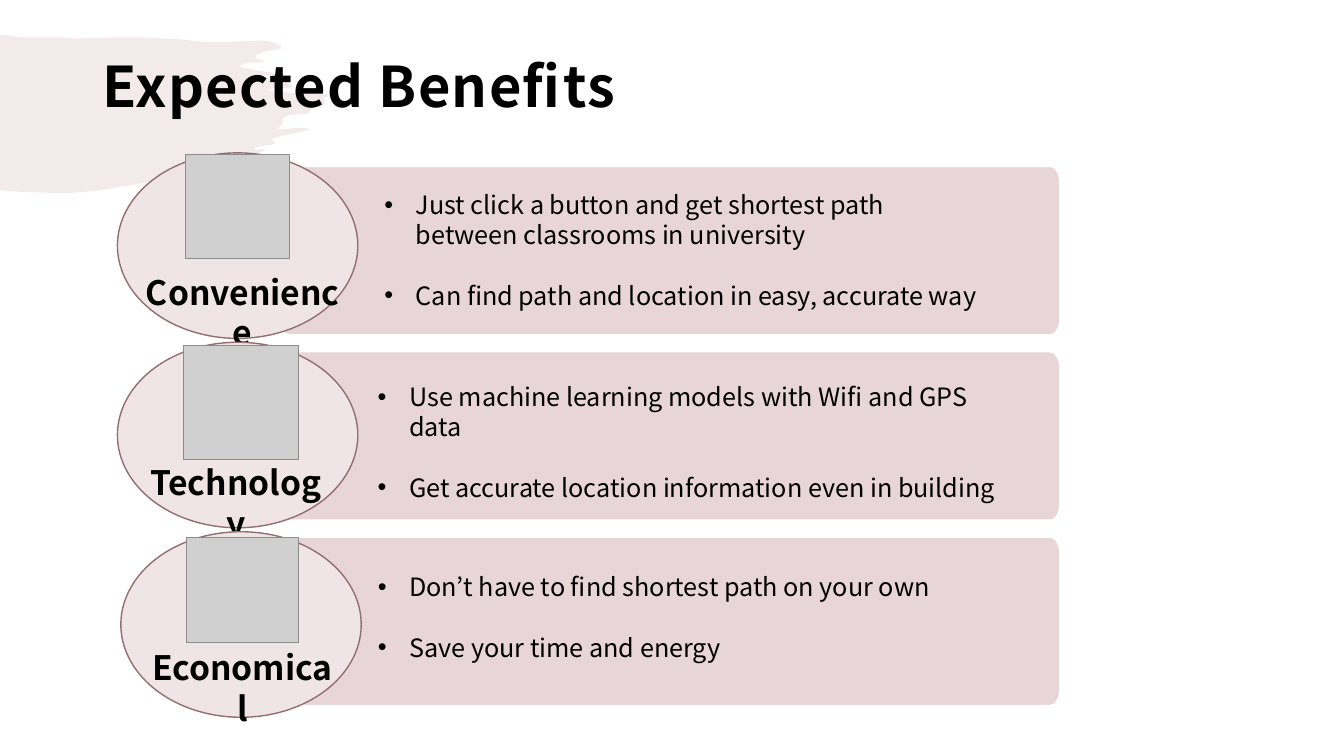
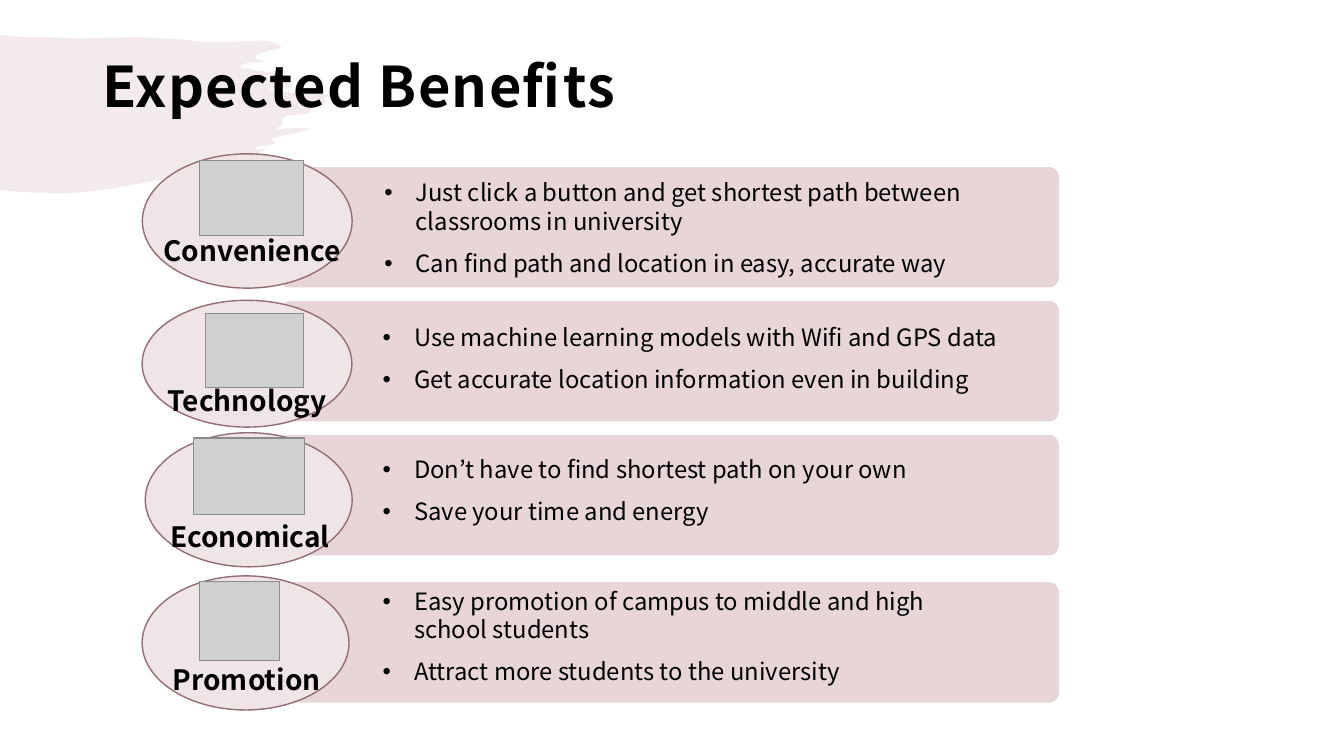
Before and after one commit to droongma/2021spring_41class_team13, a slide deck: slide 3 of plan_effect.pptx. Drawn at 1344x756 pixels with LibreOffice and Linux fonts; fonts in the diff are those of the drawing; grey boxes stand for pictures. Boxes give left, top, right and bottom in pixels: in the first picture for what was removed or moved away, otherwise in the second. Text is boxed around its words. In the diff, an @@ line names an element or a change of style, - is before the commit and + after.

```diff
--- a/plan_effect.pptx
+++ b/plan_effect.pptx
@@ ellipse resized from (x1=117, y1=153, x2=357, y2=339) to (x1=142, y1=154, x2=352, y2=288) @@
@@ picture resized from (x1=186, y1=154, x2=289, y2=258) to (x1=200, y1=160, x2=303, y2=236) @@
@@ freeform shape resized from (x1=279, y1=166, x2=1061, y2=335) to (x1=279, y1=166, x2=1061, y2=288) @@
@@ text "Just click a button and ..." moved from (x1=416, y1=194, x2=976, y2=311) to (x1=416, y1=182, x2=961, y2=278) @@
@@ text "Convenience" moved from (x1=133, y1=267, x2=352, y2=318) to (x1=163, y1=233, x2=340, y2=269) @@
@@ ellipse resized from (x1=117, y1=343, x2=357, y2=528) to (x1=142, y1=300, x2=352, y2=427) @@
@@ picture resized from (x1=184, y1=345, x2=298, y2=460) to (x1=206, y1=314, x2=303, y2=388) @@
@@ freeform shape resized from (x1=279, y1=352, x2=1061, y2=520) to (x1=279, y1=300, x2=1061, y2=422) @@
@@ text "Use machine learning models with ..." moved from (x1=409, y1=385, x2=995, y2=503) to (x1=414, y1=326, x2=997, y2=394) @@
@@ text "Technology" moved from (x1=139, y1=458, x2=333, y2=508) to (x1=168, y1=383, x2=327, y2=419) @@
@@ ellipse resized from (x1=121, y1=532, x2=361, y2=718) to (x1=145, y1=433, x2=352, y2=567) @@
@@ picture added at (x1=194, y1=439, x2=306, y2=515) @@
@@ freeform shape resized from (x1=279, y1=537, x2=1061, y2=706) to (x1=279, y1=435, x2=1061, y2=557) @@
@@ size 18 to 17 pt; line spacing 1 to 15pt in 3 elements at (x1=416, y1=182, x2=961, y2=278), (x1=414, y1=326, x2=997, y2=394), (x1=414, y1=458, x2=907, y2=526) @@
@@ text "Don’t have to find shortest ..." moved from (x1=409, y1=575, x2=930, y2=663) to (x1=414, y1=458, x2=907, y2=526) @@
@@ size 24 to 20 pt in 3 elements at (x1=163, y1=233, x2=340, y2=269), (x1=168, y1=383, x2=327, y2=419), (x1=170, y1=524, x2=329, y2=555) @@
@@ text "Economical" moved from (x1=139, y1=642, x2=346, y2=693) to (x1=170, y1=524, x2=329, y2=555) @@
@@ picture removed at (x1=187, y1=537, x2=298, y2=642) @@
@@ ellipse added at (x1=142, y1=576, x2=349, y2=710), fill #F0E5E6, outline #926F73 1 pt @@
@@ picture added at (x1=200, y1=582, x2=279, y2=660) @@
@@ freeform shape added at (x1=279, y1=582, x2=1061, y2=704), fill #E8D5D7, outline #FFFFFF 1 pt @@
@@ text added at (x1=414, y1=590, x2=924, y2=686), 17 pt, text #000000 @@
+• Easy promotion of campus to middle and high school students
+• Attract more students to the university
@@ text added at (x1=173, y1=667, x2=321, y2=698), 20 pt, text #000000, bold @@
+Promotion
```
Also in this commit, not shown: 1 other slide changed.
